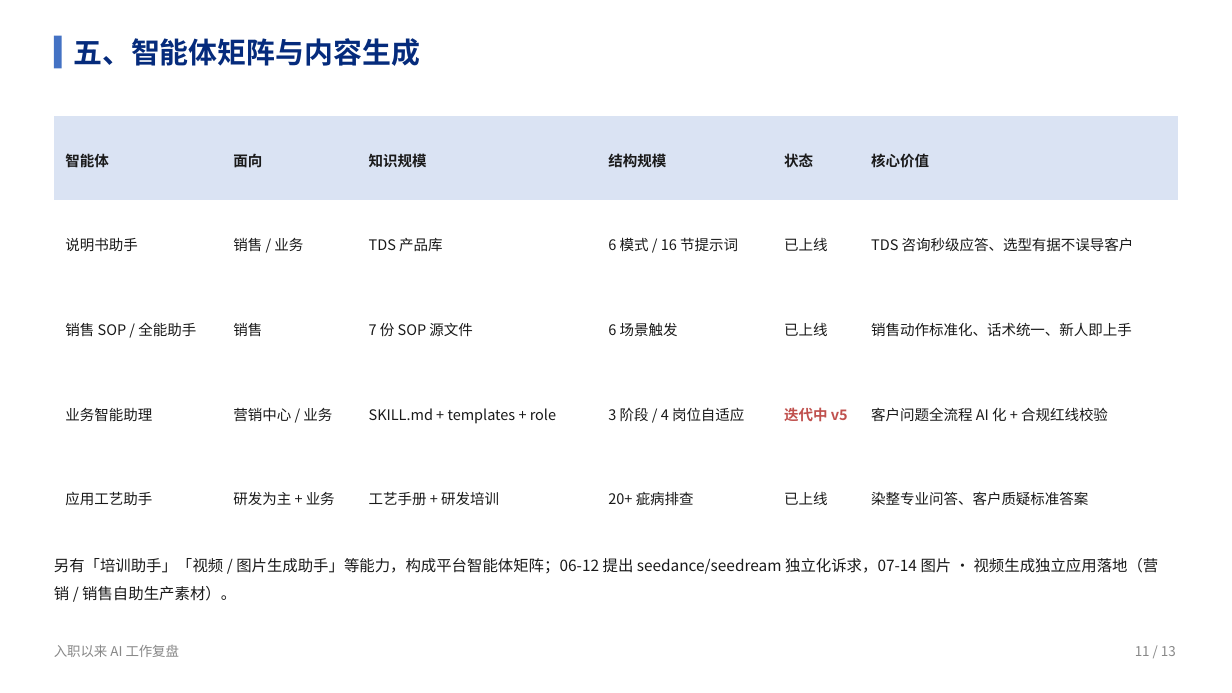
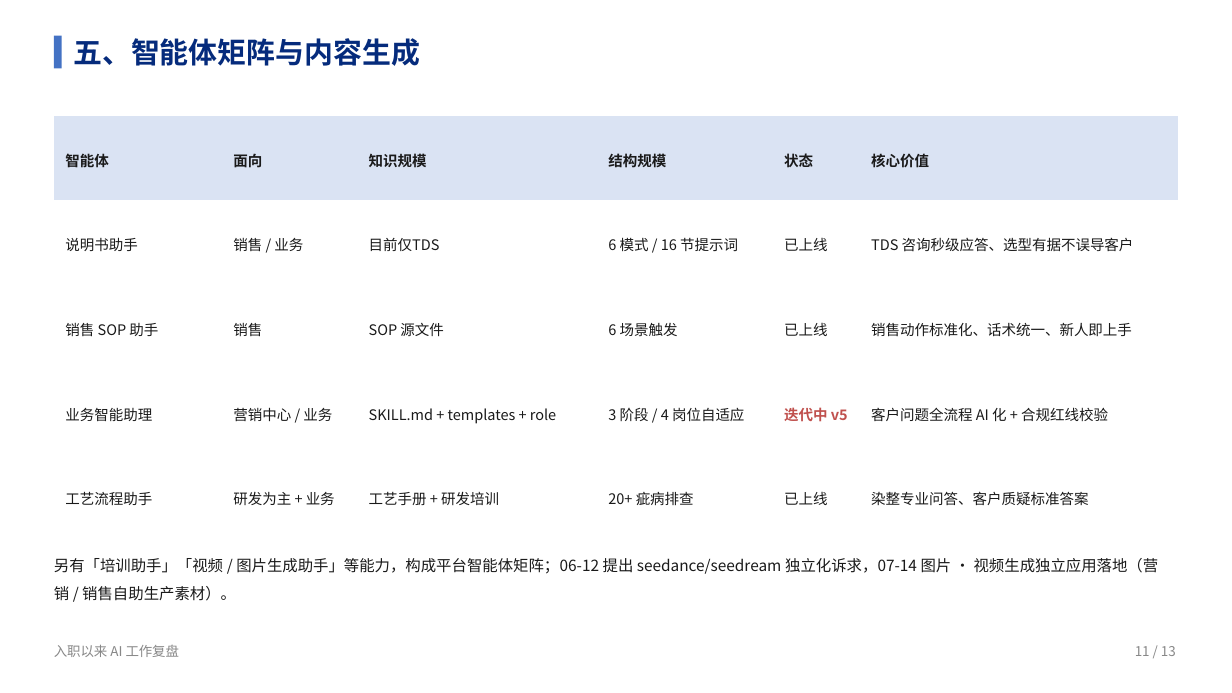
Before and after one commit to liellaaaaa/lw, a slide deck: slide 10 of PPT/入职以来AI工作复盘/入职以来AI工作复盘.pptx. Drawn at 1232x693 pixels with LibreOffice and Linux fonts; fonts in the diff are those of the drawing. Boxes give left, top, right and bottom in pixels: in the first picture for what was removed or moved away, otherwise in the second. Text is boxed around its words. In the diff, an @@ line names an element or a change of style, - is before the commit and + after.

```diff
--- a/PPT/入职以来AI工作复盘/入职以来AI工作复盘.pptx
+++ b/PPT/入职以来AI工作复盘/入职以来AI工作复盘.pptx
@@ table at bbox=[54, 116, 1177, 539] @@
-row 2, column 3: TDS 产品库
+row 2, column 3: 目前仅TDS
-row 3, column 1: 销售 SOP / 全能助手
+row 3, column 1: 销售 SOP 助手
-row 3, column 3: 7 份 SOP 源文件
+row 3, column 3: SOP 源文件
-row 5, column 1: 应用工艺助手
+row 5, column 1: 工艺流程助手
```
Also in this commit, not shown: 1 other slide changed.
